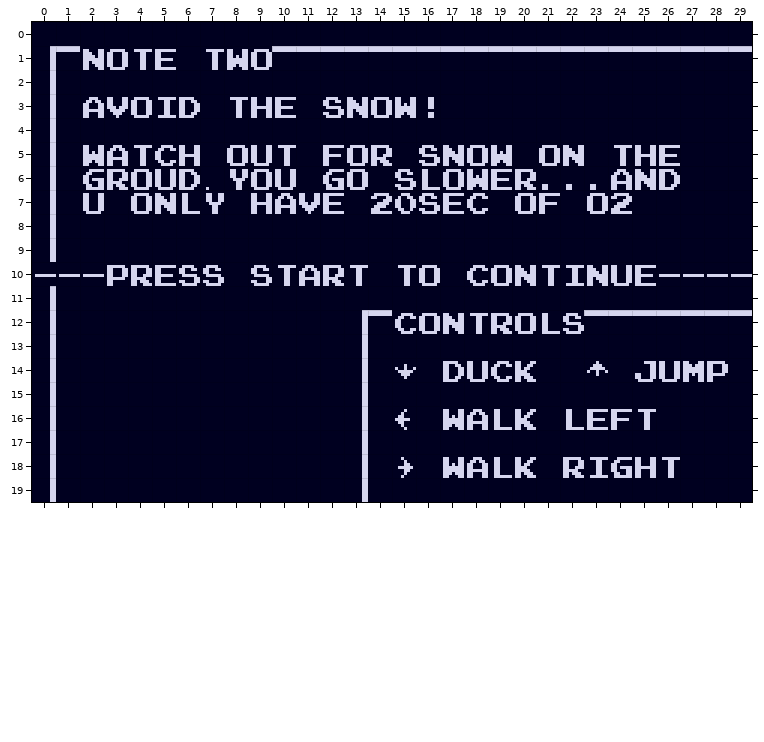
Level history. Tiled map: gameInstructions3.tmx. That is the earlier state.
Cells are 8x8 px. Shown: x 0..29, y 0..19.
The same view after the edit:
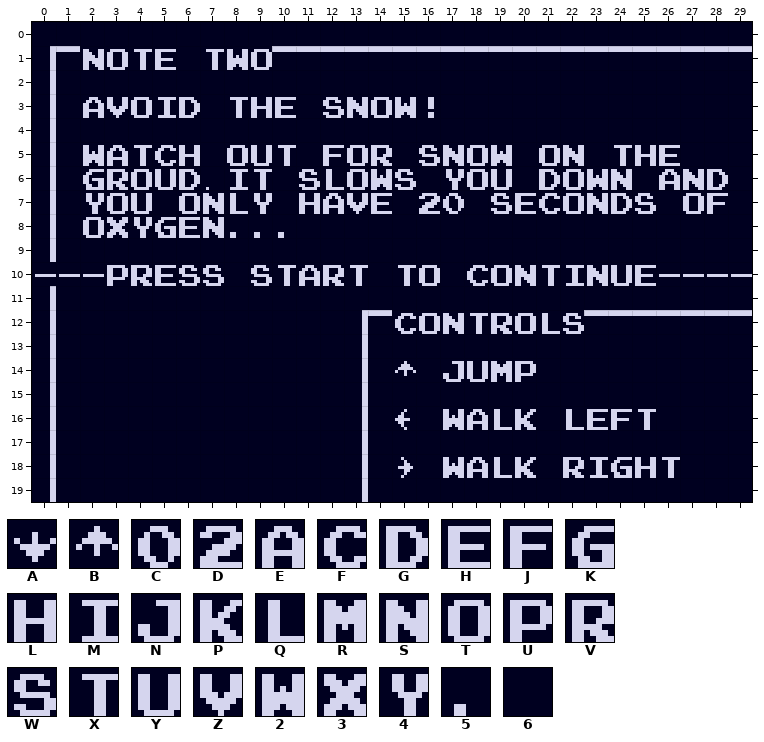
Key: from "dialogueFont": A 2, B 4, C 64, D 66, E 96, F 98, G 99, H 100, J 101, K 102, L 103, M 104, N 105, P 106, Q 107, R 108, S 128, T 129, U 130, V 132, W 133, X 134, Y 135, Z 136, 2 137, 3 138, 4 139, 5 165, 6 224.
_ is an empty cell.
Difference:
Layer "Tile Layer 1":
y 6: x 8..12 4TY6K -> MX6WQ; x 14 6 -> 2; x 16..28 QT2HV555ESG66 -> 64TY6GT2S6ESG
y 7: x 2..25 Y6TSQ46LEZH6DCWHF6TJ6TD6 -> 4TY6TSQ46LEZH6DC6WHFTSGW; x 27..28 66 -> TJ
y 8: x 2..10 666666666 -> T34KHS555
y 14: x 15 A -> B; x 17 G -> N; x 19..20 FP -> RU; x 23 B -> 6; x 25..28 NYRU -> 6666
Boxes around the changes in both pictures, in picture pixels (x1, y1, x2, y2):
changed: (83, 169, 728, 238)
changed: (395, 361, 416, 379)
changed: (443, 361, 464, 382)
changed: (491, 361, 536, 382)
changed: (587, 361, 608, 376)
changed: (635, 361, 728, 382)
